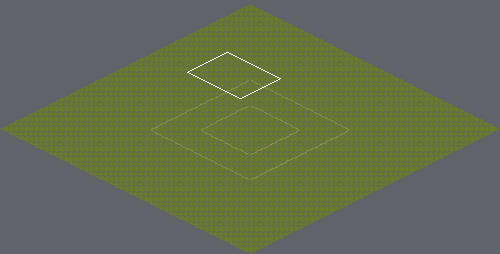
Two states of a Tiled map, SGClient/TiledMap/worldmap.tmx. Above, an overview of the earlier version with the close-up marked.
Close-up. Before:
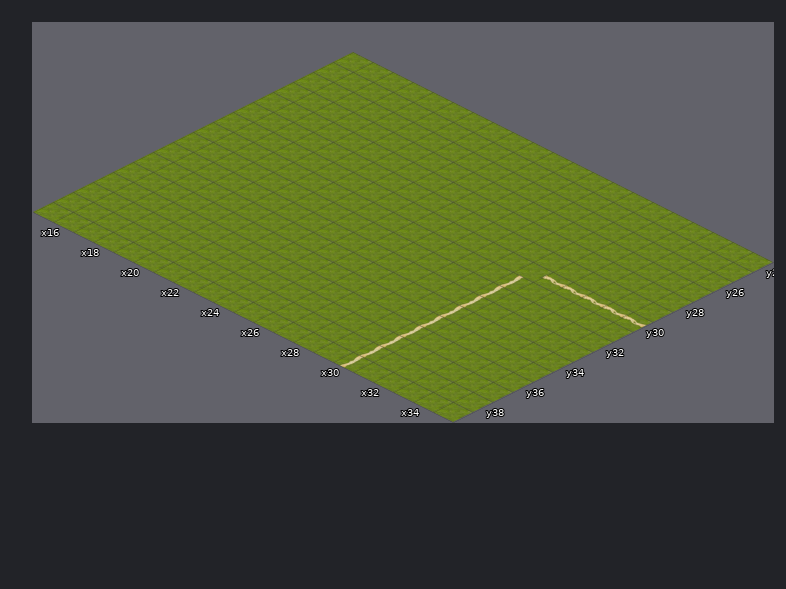
Cells are 256x128 px. Isometric: x runs down to the right, y down to the left. Shown: x 15..35, y 24..39. The commit also changed other parts of the map, which this record leaves out.
Now the later version:
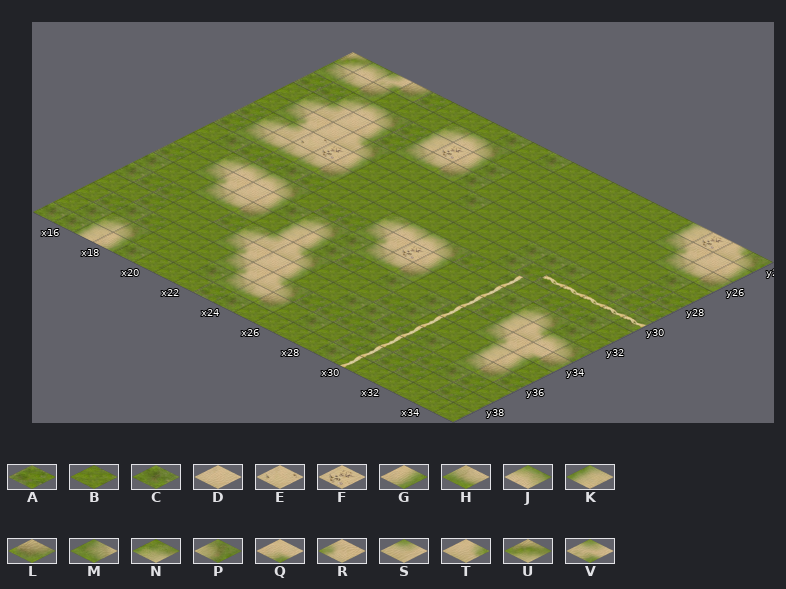
Key: from "worldmap": A 0, B 1, C 3, D 4, E 5, F 6, G 7, H 8, J 9, K 10, L 11, M 12, N 13, P 14, Q 15, R 16, S 17, T 18, U 19, V 20.
_ is an empty cell.
Tiles replaced or removed in this view: B.
Edits made:
Changed rows in their new state; . is an unchanged cell.
Layer "terrain":
first column x 15:
24 UJVLA...C.C......KFTP
25 MHL...NJP........MRDG
26 AANJPAKFGC........MHL
27 .NSDGAMHLC.........C.
28 .MRDTP....C........AA
29 ANSEFG........CCC.CAA
30 AMHHHL........CAA..CC
31 .CAACA...NJJPA.C.AAC.
32 ..NJJP.AAMRFG..CCNPC.
33 A.MRDGCNPCMHL..CAKTJP
34 C..MHL.KGCA.C.CA.MRQL
35 CAA..ANSTP...AC...KG.
36 ..A...MRDG..CCAAC.MLA
37 .ACA...MRTPAAAC.AACA.
38 .CNP...CMHL.C.ACAA.A.
39 CCKGC...AC....C......
